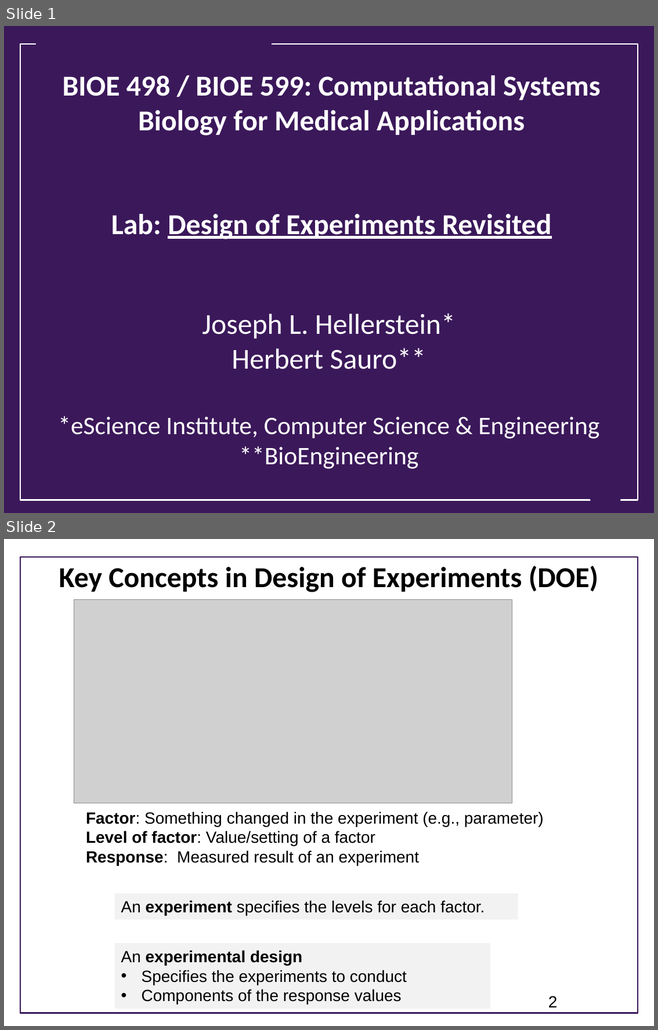
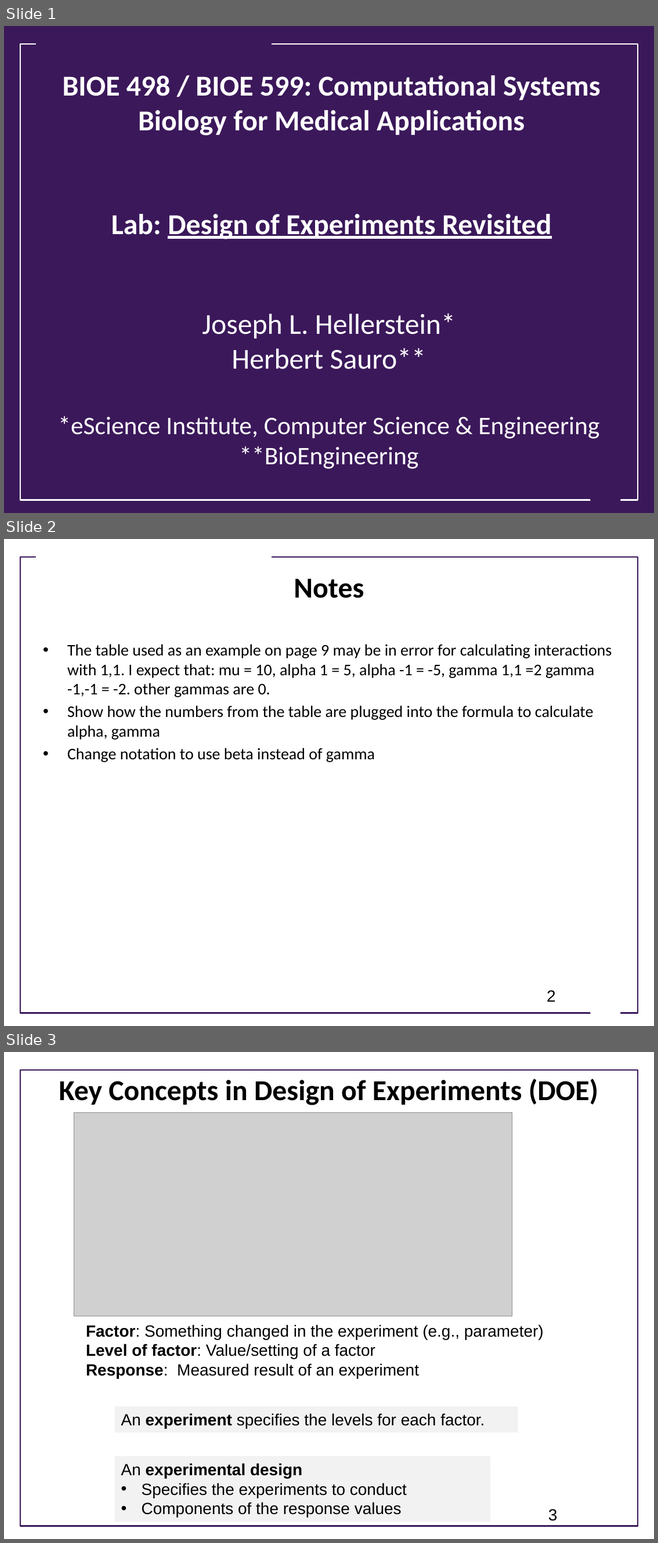
Before and after one commit to ModelEngineering/advancing-biomedical-models, a slide deck: lecture_5/5_design_of_experiments_revisited.pptx. Shown one above the other, each under a label of ours: slides 1 and 2 before the commit, slides 1, 2 and 3 after it. The pictures are 658x1030 and 658x1543 pixels, drawn with LibreOffice and Linux fonts; fonts in the diff are those of the drawing; grey boxes stand for pictures; background and template pictures are left out. Boxes give left, top, right and bottom in pixels: in the first picture for what was removed or moved away, otherwise in the second. Text is boxed around its words. In the diff, an @@ line names an element or a change of style, - is before the commit and + after.

```diff
--- a/lecture_5/5_design_of_experiments_revisited.pptx
+++ b/lecture_5/5_design_of_experiments_revisited.pptx
@@ slide 2 added at <box>4,539,654,1026</box>, background #FFFFFF; not listed: 1 template element that a slide beside it also shows @@
@@ rectangle added at <box>36,550,271,566</box>, fill #FFFFFF @@
@@ title added at <box>293,578,364,598</box>, 32 pt, text #000000, bold @@
+Notes
@@ text added at <box>67,644,611,762</box>, 18 pt, text #000000 @@
+• The table used as an example on page 9 may be in error for calculating interactions with 1,1. I expect that: mu = 10, alpha 1 = 5, alpha -1 = -5, gamma 1,1 =2 gamma -1,-1 = -2. other gammas are 0.
+• Show how the numbers from the table are plugged into the formula to calculate alpha, gamma
+• Change notation to use beta instead of gamma
@@ page number added at <box>546,990,556,1002</box>, 18 pt, text #000000 @@
+2
@@ trapezoid added at <box>584,990,626,1017</box>, fill #FFFFFF @@
@@ what was slide 2 is now slide 3 @@
@@ page number at <box>548,1509,557,1521</box>: text changed @@
-2
+3
```
Also in this commit, not shown: 13 slides changed.
